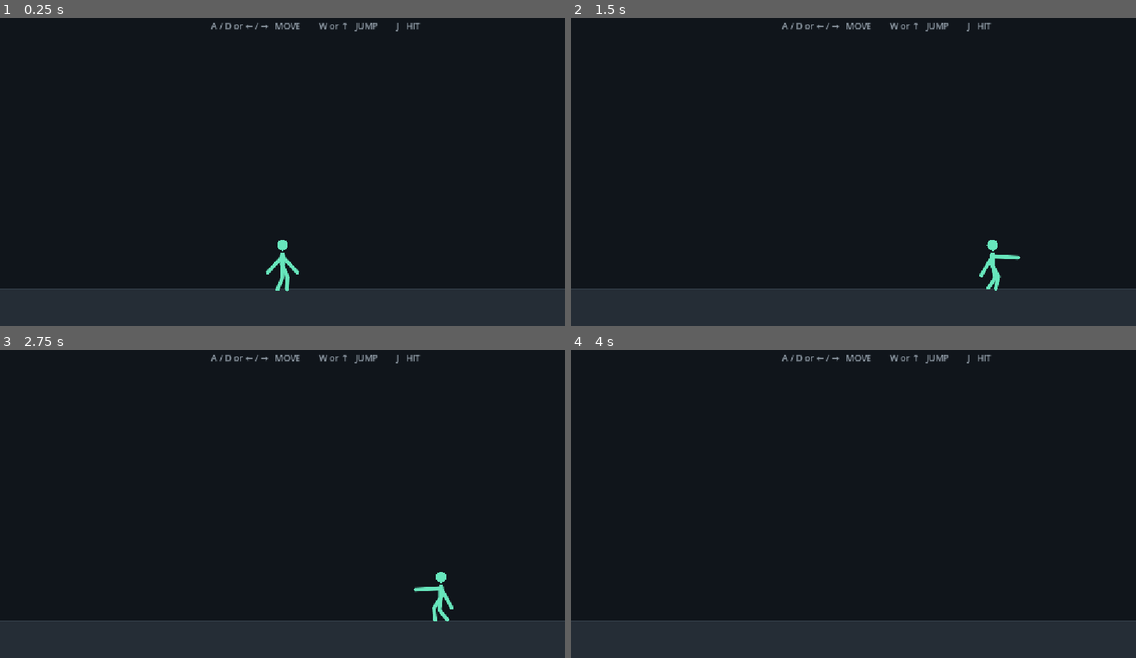
Above: before the commit, frames 1-4 (two rows, left to right).
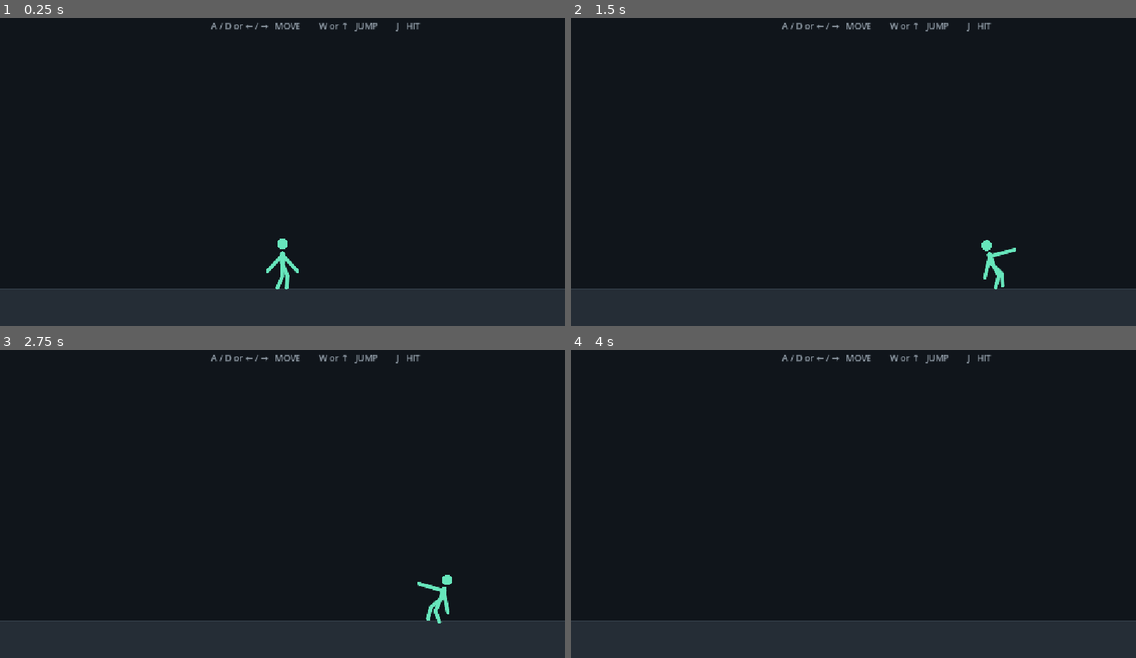
Above: after the commit, the same moments.

Repository: divanburke/ShadowSwap
Game: Godot game, scene res://main.tscn
Two runs of this game, one before a commit and one after it. Both use one fixed random seed, a clock stepped at 60 frames per second and the inputs below.
Inputs:
- Up to frame 1 (0.25 s): no input
- Up to frame 2 (1.5 s): hold J 0.53-1.28 s; hold D from 0.53 s (still down); tap W at 0.77 s; tap J at 1.35 s
- Up to frame 3 (2.75 s): tap W at 1.52 s; release D at 2.03 s; hold A from 2.03 s (still down); hold J from 2.03 s (still down)
- Up to frame 4 (4 s): release A at 2.78 s; release J at 2.78 s; hold D from 2.78 s (still down); tap J at 2.85 s; tap W at 3.02, 3.77 s; hold J from 3.53 s (still down)

The runs differ from the first frame. In frame 1, 0.1% of the frame differs, in the area x 47-53%, y 71-89%; in frame 2, 0.4%; in frame 3, 0.4%, in the area x 73-81%, y 72-89%; in frame 4, nothing differs.

Commit message:
Add whole-body floppy spring motion

Diff:
--- a/scripts/fighter.gd
+++ b/scripts/fighter.gd
@@ -72,7 +72,23 @@
 const FOOT_SPRING = 48.0
 const FOOT_DAMPING = 8.0
 
+# Whole-body pose physics. The collision stays upright, but the visible
+# stick figure can lean, sway and settle like a loose body.
+const BODY_ANGULAR_SPRING = 18.0
+const BODY_ANGULAR_DAMPING = 3.2
+const BODY_MAX_ANGLE = deg_to_rad(16.0)
+const BODY_ACCEL_LEAN = 0.00055
+const BODY_SPEED_LEAN = 0.00085
+
+const BODY_BOB_SPRING = 20.0
+const BODY_BOB_DAMPING = 3.8
+const BODY_MAX_BOB = 5.0
+
 var facing = 1.0
+var body_angle = 0.0
+var body_angular_velocity = 0.0
+var body_bob = 0.0
+var body_bob_velocity = 0.0
 
 var left_hand_offset = Vector2.ZERO
 var right_hand_offset = Vector2.ZERO
@@ -258,6 +274,11 @@
 		acceleration = (velocity - previous_velocity) / delta
 
 	previous_velocity = velocity
+
+	update_body_floppiness(
+		delta,
+		acceleration
+	)
 
 	# ==============================================================
 	# ARMS - physical hanging/swinging motion
@@ -465,6 +486,73 @@
 	return candidate_b
 
 
+func update_body_floppiness(delta, acceleration):
+	# Forward acceleration tips the body backward; braking lets it swing
+	# forward and settle instead of snapping straight.
+	var target_angle = clampf(
+		-velocity.x * BODY_SPEED_LEAN -
+		acceleration.x * BODY_ACCEL_LEAN,
+		-BODY_MAX_ANGLE,
+		BODY_MAX_ANGLE
+	)
+
+	# Jumping and falling add a small amount of whole-body sway.
+	if not is_on_floor():
+		target_angle += clampf(
+			velocity.y * 0.00028,
+			-deg_to_rad(5.0),
+			deg_to_rad(5.0)
+		)
+
+	var angle_acceleration = (
+		target_angle - body_angle
+	) * BODY_ANGULAR_SPRING
+	angle_acceleration -= body_angular_velocity * BODY_ANGULAR_DAMPING
+
+	body_angular_velocity += angle_acceleration * delta
+	body_angle += body_angular_velocity * delta
+	body_angle = clampf(
+		body_angle,
+		-BODY_MAX_ANGLE * 1.15,
+		BODY_MAX_ANGLE * 1.15
+	)
+
+	# Soft vertical compression/extension makes the torso react to movement
+	# and landings instead of remaining visually rigid.
+	var target_bob = 0.0
+
+	if is_on_floor():
+		target_bob = clampf(
+			absf(velocity.x) * 0.012,
+			0.0,
+			BODY_MAX_BOB
+		)
+
+		if not previous_floor_state:
+			body_bob_velocity -= 26.0
+
+	var bob_acceleration = (
+		target_bob - body_bob
+	) * BODY_BOB_SPRING
+	bob_acceleration -= body_bob_velocity * BODY_BOB_DAMPING
+
+	body_bob_velocity += bob_acceleration * delta
+	body_bob += body_bob_velocity * delta
+	body_bob = clampf(
+		body_bob,
+		-BODY_MAX_BOB,
+		BODY_MAX_BOB
+	)
+
+
+func pose_point(point):
+	var pivot = Vector2(0.0, HIP_Y)
+	var relative = point - pivot
+	relative = relative.rotated(body_angle)
+
+	return pivot + relative + Vector2(0.0, body_bob)
+
+
 func spring_vector(current, current_velocity, target, stiffness, damping, delta):
 	var acceleration = (target - current) * stiffness
 	acceleration -= current_velocity * damping
@@ -495,49 +583,53 @@
 
 	match name:
 		"head":
-			return Vector2(0.0, HEAD_Y)
+			return pose_point(Vector2(0.0, HEAD_Y))
 
 		"shoulder_left":
-			return Vector2(0.0, SHOULDER_Y)
+			return pose_point(Vector2(0.0, SHOULDER_Y))
 
 		"shoulder_right":
-			return Vector2(0.0, SHOULDER_Y)
+			return pose_point(Vector2(0.0, SHOULDER_Y))
 
 		"hand_left":
 			if attack_timer > 0.0 and facing < 0.0:
-				return Vector2(
-					-ATTACK_REACH,
-					SHOULDER_Y + BODY_HEIGHT * 0.03
+				return pose_point(
+					Vector2(
+						-ATTACK_REACH,
+						SHOULDER_Y + BODY_HEIGHT * 0.03
+					)
 				)
 
-			return left_hand_offset
+			return pose_point(left_hand_offset)
 
 		"hand_right":
 			if attack_timer > 0.0 and facing > 0.0:
-				return Vector2(
-					ATTACK_REACH,
-					SHOULDER_Y + BODY_HEIGHT * 0.03
+				return pose_point(
+					Vector2(
+						ATTACK_REACH,
+						SHOULDER_Y + BODY_HEIGHT * 0.03
+					)
 				)
 
-			return right_hand_offset
+			return pose_point(right_hand_offset)
 
 		"left_hip":
-			return Vector2(0.0, HIP_Y)
+			return pose_point(Vector2(0.0, HIP_Y))
 
 		"right_hip":
-			return Vector2(0.0, HIP_Y)
+			return pose_point(Vector2(0.0, HIP_Y))
 
 		"left_knee":
-			return left_knee_offset
+			return pose_point(left_knee_offset)
 
 		"right_knee":
-			return right_knee_offset
+			return pose_point(right_knee_offset)
 
 		"left_ankle":
-			return left_ankle_offset
+			return pose_point(left_ankle_offset)
 
 		"right_ankle":
-			return right_ankle_offset
+			return pose_point(right_ankle_offset)
 
 	return Vector2.ZERO
 
@@ -606,8 +698,8 @@
 	# Legs end cleanly at the ankles. There are no separate feet.
 	# Short, narrow upright torso.
 	draw_pill(
-		Vector2(0.0, SHOULDER_Y - 3.0),
-		Vector2(0.0, HIP_Y),
+		pose_point(Vector2(0.0, SHOULDER_Y - 3.0)),
+		pose_point(Vector2(0.0, HIP_Y)),
 		BODY_WIDTH * 0.36,
 		color
 	)
